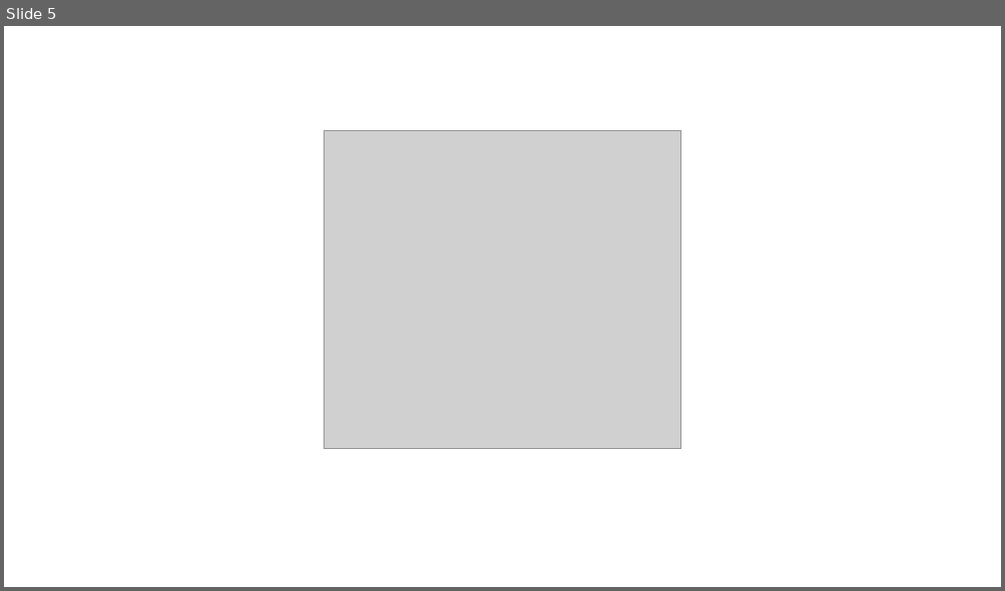
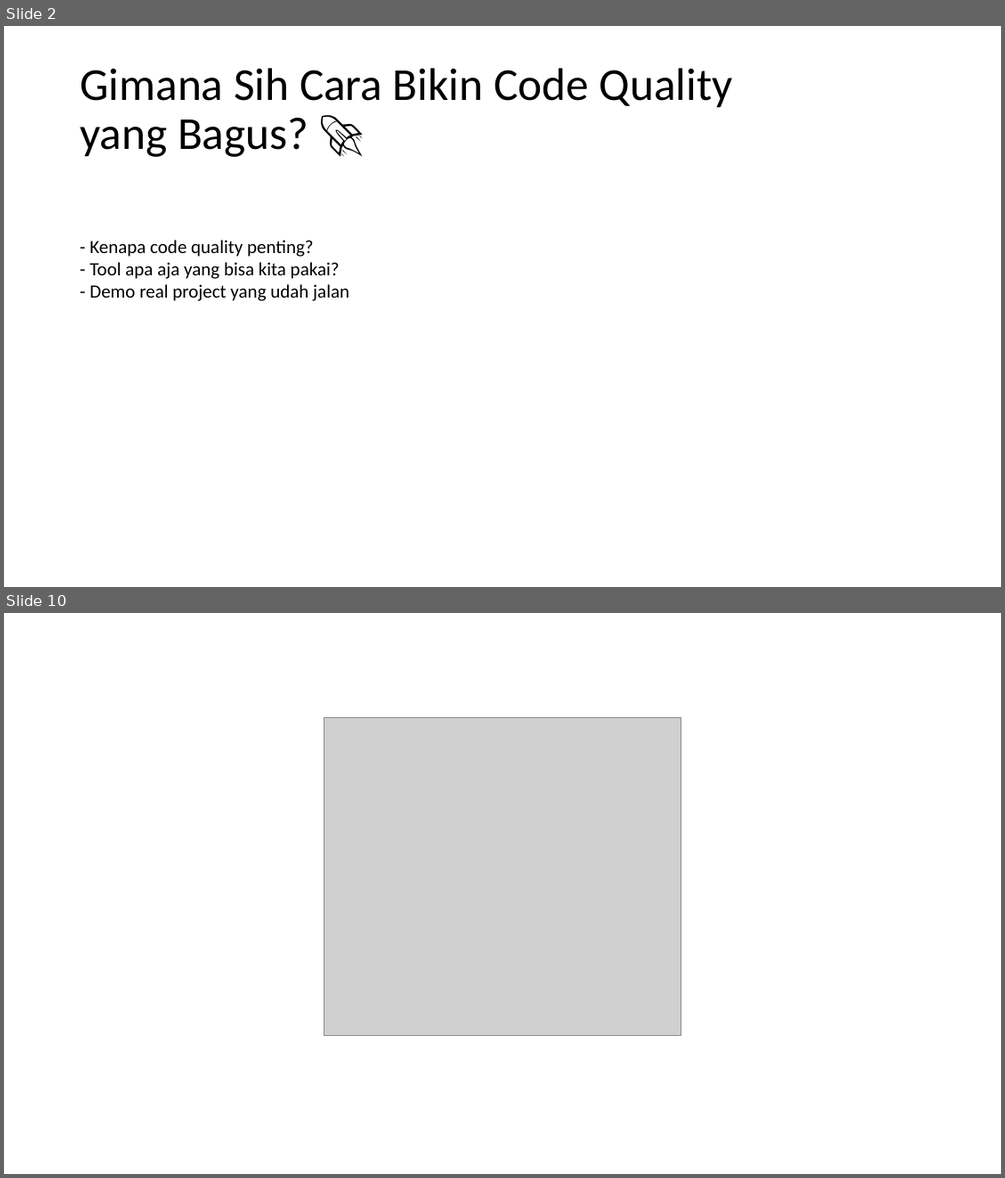
Before and after one commit to njulioiyoo/code-analysis-laravel-nodejs, a slide deck: slides/JNO - Sharing Session Code Analysis.pptx. Shown one above the other, each under a label of ours: slide 5 before the commit, slides 2 and 10 after it; the slides between them are not shown. The pictures are 1005x591 and 1005x1178 pixels, drawn with LibreOffice and Linux fonts; fonts in the diff are those of the drawing; grey boxes stand for pictures; background and template pictures are left out. Boxes give left, top, right and bottom in pixels: in the first picture for what was removed or moved away, otherwise in the second. Text is boxed around its words. In the diff, an @@ line names an element or a change of style, - is before the commit and + after.

```diff
--- a/slides/JNO - Sharing Session Code Analysis.pptx
+++ b/slides/JNO - Sharing Session Code Analysis.pptx
@@ slide 2 added at (x1=4, y1=26, x2=1001, y2=587), background picture (left out) @@
@@ title added at (x1=80, y1=68, x2=733, y2=157), 44 pt, text #000000 @@
+Gimana Sih Cara Bikin Code Quality yang Bagus? 🚀
@@ text added at (x1=89, y1=240, x2=349, y2=301), 18 pt, text #000000 @@
+- Kenapa code quality penting?
+- Tool apa aja yang bisa kita pakai?
+- Demo real project yang udah jalan
@@ what was slide 5 is now slide 10 @@
```
Also in this commit, not shown: 8 other slides added, 4 slides removed, 25 other files.
